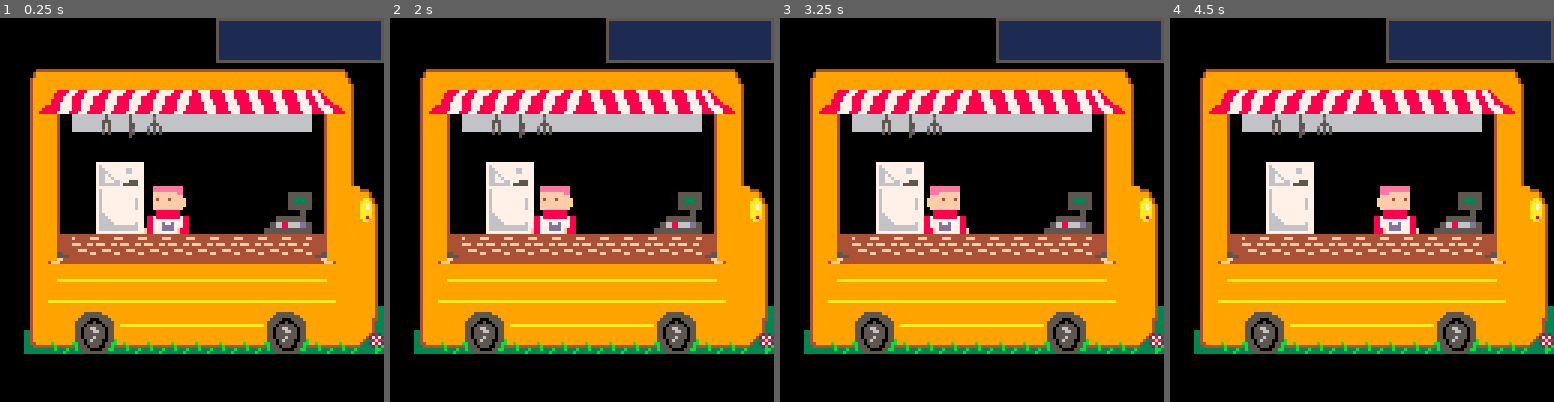
Above: before the commit, frames 1-4 (left to right).
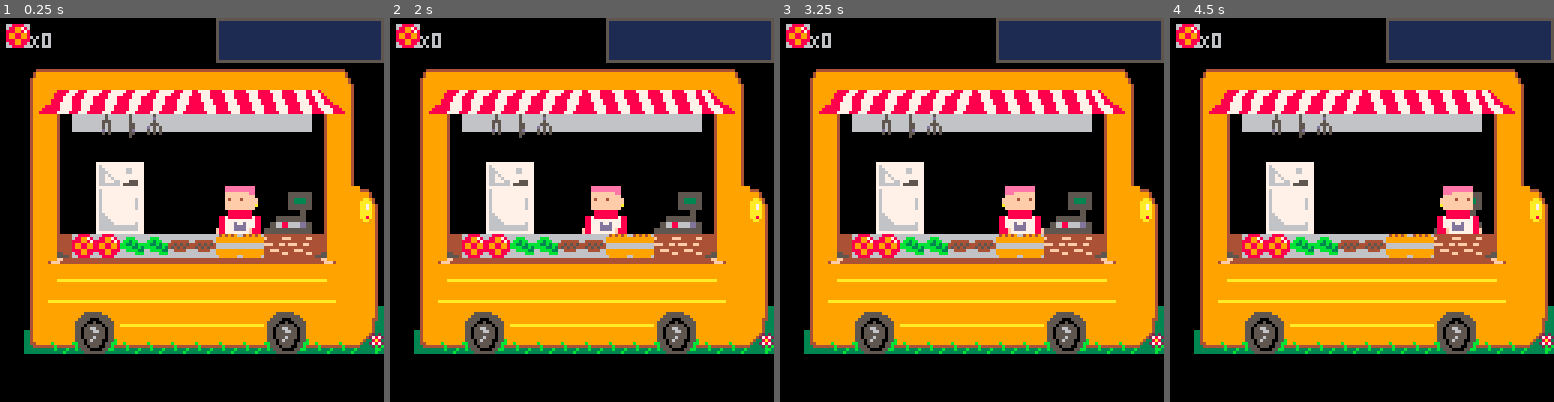
Above: after the commit, the same moments.

Repository: Agrumee/projet-collectif---pico-8-pico-resto
Game: PICO-8 cartridge PicoRestoV1.p8
Two runs of this game, one before a commit and one after it. Both use one fixed random seed, a clock stepped at 60 frames per second and the inputs below.
Inputs:
- Up to frame 1 (0.25 s): no input
- Up to frame 2 (2 s): hold Left from 1.97 s (still down)
- Up to frame 3 (3.25 s): release Left at 2.37 s; hold Down 2.42-2.82 s; hold Right from 2.87 s (still down)
- Up to frame 4 (4.5 s): release Right at 3.53 s; hold Up 3.58-4.08 s; hold Right from 4.13 s (still down)

The runs differ from the first frame. In frame 1, 5.7% of the frame differs, in the area x 1-69%, y 1-63%; in frame 2, 5.7%; in frame 3, 5.7%; in frame 4, 5.7%.

Commit message:
Gestion des ingredients

Diff:
--- a/PicoRestoV1.p8
+++ b/PicoRestoV1.p8
@@ -5,39 +5,61 @@
     create_player()
 end
 function _update()
-    player_movement()
+    chef_movement()
 end
 function _draw()
     draw_map()
     draw_player()
+    draw_ingredient()
 end
 -->8
 function create_player()
-    p = { x=48, y =56, sprite = 128 }
-end
-function player_movement()
-    newx = p.x
-    newy = p.y
-
-                if btn(➡️) then
-                    newx+=1
-                    p.sprite=130                end
-
-				if btn(⬅️) then
-                    newx-=1
-                    p.sprite=128
-                end
+    chef = {
+    x = 9,
+    y = 7,
+    sprite = 128,
+    tomate = 0
+    }
+end
+
+function chef_movement()
+    newx = chef.x
+    newy = chef.y
+
+    if btnp(➡️) then
+    newx+=1
+    chef.sprite=130
+				end
+
+				if btnp(⬅️) then
+    newx-=1
+    chef.sprite=128
+				end
+
+				if (chef.x == 5 or chef.x == 4)
+				and chef.y == 7
+				and btn(⬆️)
+				then
+				chef.sprite = 132
+				end
+
+				if chef.x == 3
+				and chef.y == 7
+				and btn(⬇️)
+				then
+				chef.tomate += 1
+				end
 
 //				if(btn(⬆️)) newy-=1
 //				if(btn(⬇️)) newy+=1
     if check_flag(0, newx, newy) then
     else
-        p.x = newx
-        p.y = newy
+        chef.x = newx
+        chef.y = newy
     end
 end
 function draw_player()
-    spr(p.sprite, p.x, p.y, 2, 2)
+    spr(chef.sprite, chef.x*8, chef.y*8, 2, 2)
 end
 -->8
 function draw_map()
@@ -45,9 +67,24 @@
     map(0, 0, 0, 0)
 end
 function check_flag(flag, x, y)
-    local sprite = mget(x / 8, y / 8)
+    local sprite = mget(x, y)
     return fget(sprite, flag)
 end
+-->8
+--test
+
+function draw_ingredient()
+ spr(226,2,2)
+ print("X" .. chef.tomate,10,5)
+end
+…(8 lines of a section not shown)…
 
 
 
@@ -170,7 +207,7 @@
 
 
 __gff__
-0000000000000000000000000000000000000000000000000000000000000000000000000000000000000000000000000000000000000000000000000000000000000000010101010100010101010101010100010001010101000000010100000000000000000001000101010000000000000000000001010000010100000000
+0000000000000000000000000000000000000000000000000000000000000000000000000000000000000000000000000000000000000000000000000000000001000000010101010100010101010101010100010001010101000000010100000000000000000001000101010000000000000000000001010000010100000000
 0000000000000000000000000000000000000000000000000000000000000000000000000000000000000000000000000000000000000000000000000000000000000000000000000000000000000000000000000000000000000000000000000000000000000000000000000000000000000000000000000000000000000000
 __map__
 5f5f5f5f5f5f5f5f5f706262626262615f5f5f5f5f5f5f5f5f5f5f5f7b7b5656565656565656565656565656565656565656565656560000000000000000000000000000000000000000000000000000000000000000000000000000000000000000000000000000000000000000000000000000000000000000000000000000
@@ -182,7 +219,7 @@
 5f4057646a6b6464646464646458445f5f5f5f5f5f5f5f5f5f5f5f5f79795656565656565656565656565656565656565656565656560000000000000000000000000000000000000000000000000000000000000000000000000000000000000000000000000000000000000000000000000000000000000000000000000000
 5f4057647c7d646464646464675854465f5f5f5f5f5f5f5f5f5f5f5f79795656565656565656565656565656565656565656565656560000000000000000000000000000000000000000000000000000000000000000000000000000000000000000000000000000000000000000000000000000000000000000000000000000
 5f40576d7a7b6d6d6d6d64767758545e5f5f5f5f5f5f5f5f5f5f5f5f79795656565656565656565656565656565656565656565656560000000000000000000000000000000000000000000000000000000000000000000000000000000000000000000000000000000000000000000000000000000000000000000000000000
-5f405c696969696969696969695d54445f5f5f5f5f5f5f5f5f5f5f5f79795656565656565656565656565656565656565656565656560000000000000000000000000000000000000000000000000000000000000000000000000000000000000000000000000000000000000000000000000000000000000000000000000000
+5f405ce2e2e3e3e4e4e5e569695d54445f5f5f5f5f5f5f5f5f5f5f5f79795656565656565656565656565656565656565656565656560000000000000000000000000000000000000000000000000000000000000000000000000000000000000000000000000000000000000000000000000000000000000000000000000000
 5f4053555555555555555555555654445f5f5f5f5f5f5f5f5f5f5f5f79795656565656565656565656565656565656565656565656560000000000000000000000000000000000000000000000000000000000000000000000000000000000000000000000000000000000000000000000000000000000000000000000000000
 5f406c6c6c6c6c6c6c6c6c6c6c6c54445f5f5f5f5f5f5f5f5f5f5f5f79795656565656565656565656565656565656565656565656560000000000000000000000000000000000000000000000000000000000000000000000000000000000000000000000000000000000000000000000000000000000000000000000000000
 5f40544a4b6c6c6c6c6c6c4a4b5454475f5f5f5f5f5f5f5f5f5f5f5f79795656565656565656565656565656565656565656565656560000000000000000000000000000000000000000000000000000000000000000000000000000000000000000000000000000000000000000000000000000000000000000000000000000
Not shown, changed: 32 lines of the sprite sheet (__gfx__) section of PicoRestoV1.p8
